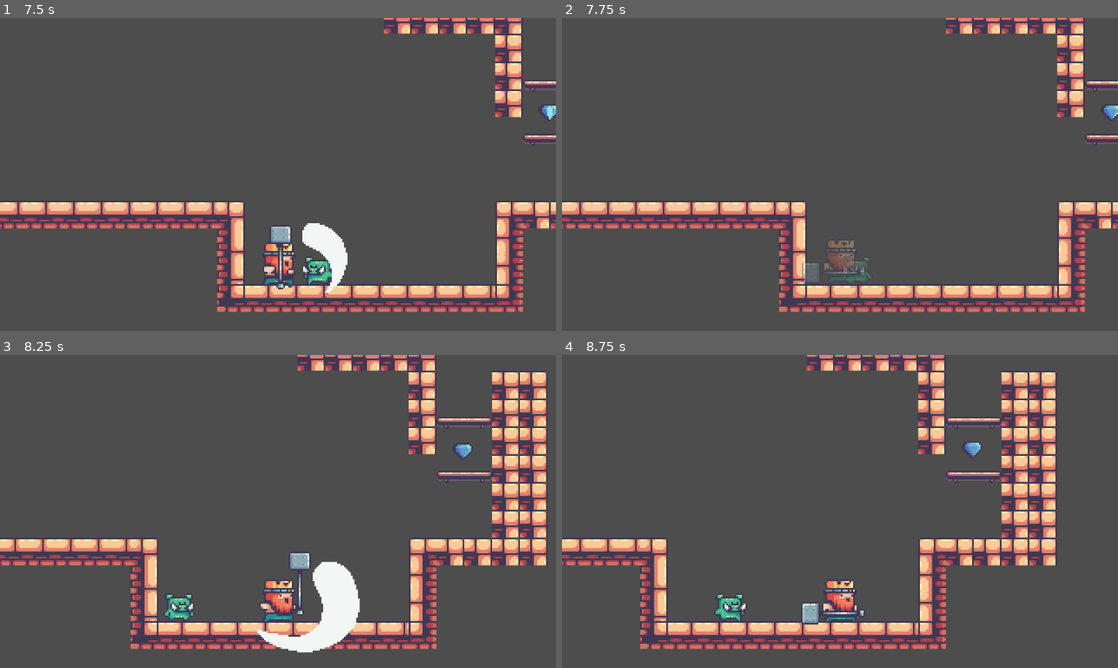
Above: before the commit, frames 1-4 (two rows, left to right).
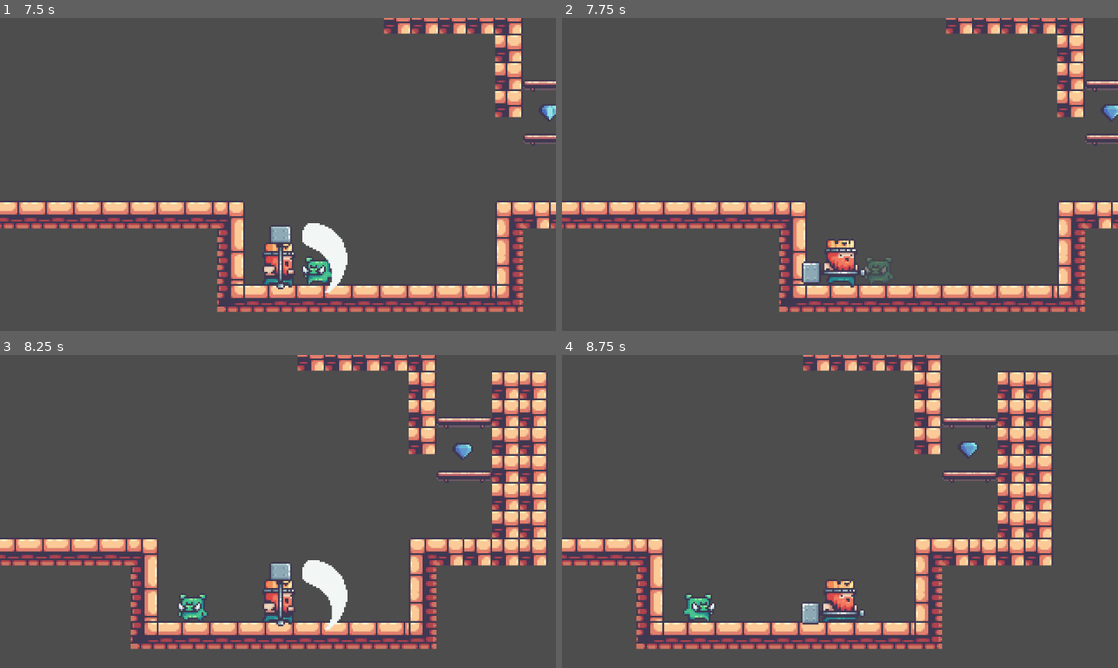
Above: after the commit, the same moments.

Repository: samuelurbinaflor/pmv-godot-learning-game
Game: Godot game, scene res://scenes/game.tscn
Same seed, same stepped clock (60 frames per second), same inputs: the game is played once before the commit and once after it.
Inputs:
- Up to frame 1 (7.5 s): tap Enter (attack) at 0.5, 0.6, 1.35, 2.1, 2.85, 3.6, 4.35, 5.1, 5.85, 6.6, 7.35 s; hold D (m_right) 0.53-2.03 s; tap W (jump) at 0.77, 1.52, 3.02, 3.77, 4.52, 6.02, 6.77 s; hold A (m_left) 2.03-2.78 s; hold D (m_right) 2.78-4.28 s; hold A (m_left) 4.28-5.03 s; hold D (m_right) 5.03-5.78 s; hold A (m_left) 5.78-7.28 s; hold D (m_right) from 7.28 s (still down)
- Up to frame 2 (7.75 s): keep holding D (m_right); tap W (jump) at 7.52 s
- Up to frame 3 (8.25 s): keep holding D (m_right); tap Enter (attack) at 8.1 s
- Up to frame 4 (8.75 s): keep holding D (m_right)

Frame 1 is identical in both runs. In frame 2, 1.0% of the frame differs, in the area x 43-60%, y 71-87%; in frame 3, 2.7%; in frame 4, 10%, in the area x 0-89%, y 0-94%.

Commit message:
enemy_knockback

Diff:
--- a/scripts/pig.gd
+++ b/scripts/pig.gd
@@ -2,7 +2,7 @@
 extends Node2D
 
 const SPEED = 50
-const MAX_HEALTH = 2
+const MAX_HEALTH = 50
 
 var direction = 1
 var current_health := MAX_HEALTH
@@ -28,15 +28,25 @@
 	position.x += direction * SPEED * delta
 
 # === DAMAGE ===
-func hit(amount: int):
+func hit(amount: int, knockback_dir := Vector2.ZERO):
 	if not alive:
 		return
 
 	current_health -= amount
 	blink_effect()
+	apply_knockback(knockback_dir)
 
 	if current_health <= 0:
 		die()
+
+func apply_knockback(dir: Vector2):
+	var knockback_strength := 1
+	var original_pos := position
+	var target_pos := original_pos + Vector2(dir.x * knockback_strength, 0)
+
+	var tween := create_tween()
+	tween.tween_property(self, "position", target_pos, 0.1)
+	tween.tween_property(self, "position", original_pos, 0.2)
 
 func die():
 	alive = false
@@ -49,7 +59,6 @@
 
 
 func blink_effect():
-	# Parpadea un poco mientras es invulnerable
 	for i in range(3):
 		modulate = Color(1, 1, 1, 0.3) # transparente
 		await get_tree().create_timer(0.1).timeout
--- a/scripts/player.gd
+++ b/scripts/player.gd
@@ -101,7 +101,7 @@
 func _on_attack_hitbox_area_entered(area: Area2D) -> void:
 	var enemy_node = area.get_parent()
 	if enemy_node.is_in_group("enemies"):
-		enemy_node.hit(1)
+		enemy_node.hit(1, Vector2(facing_left,0))
 
 func flip_attack_hitbox():
 	if facing_left:
